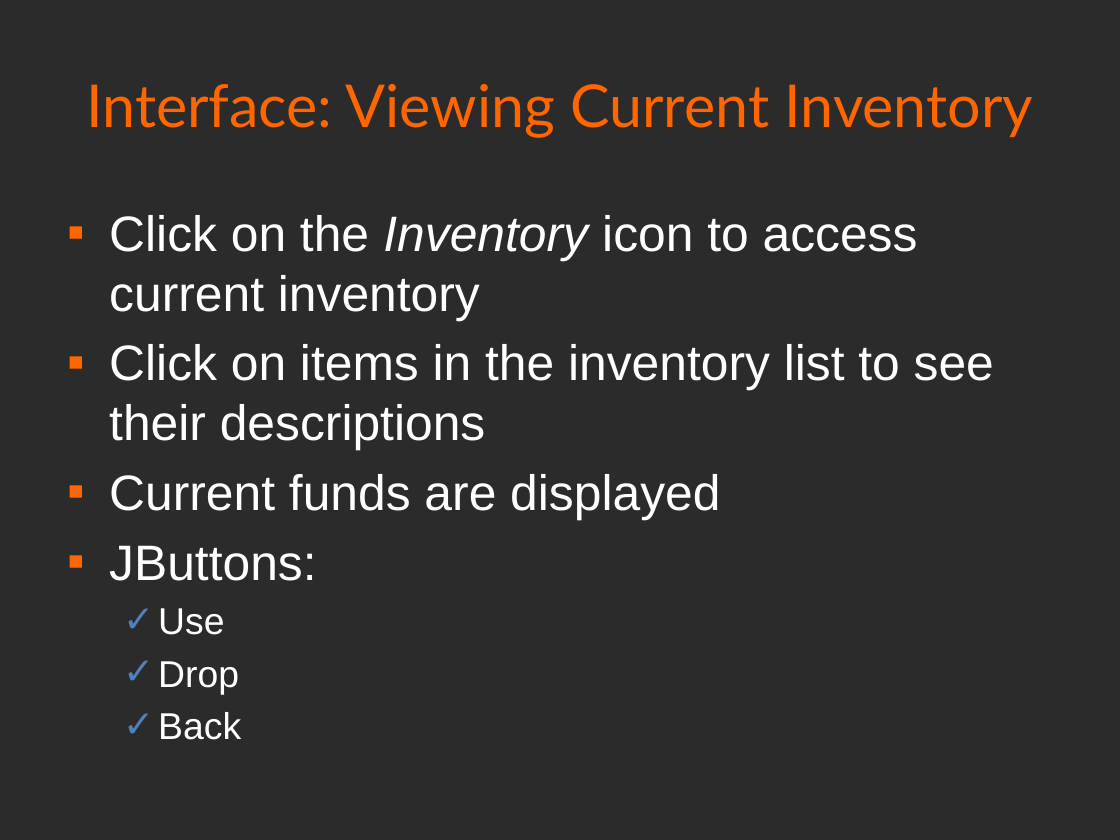
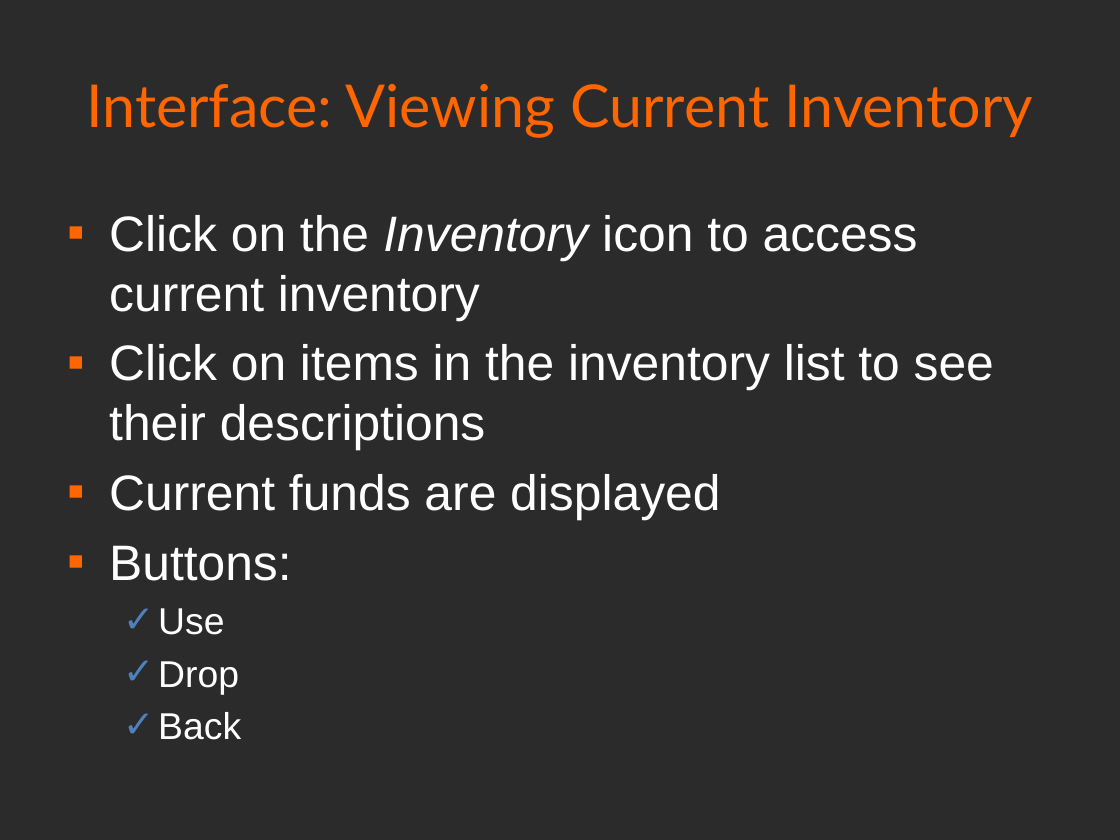
Before and after one commit to RyanYoung25/UndiscoveredWorlds, a slide deck: slide 10 of docs/UWPresentation.pptx. Drawn at 1120x840 pixels with LibreOffice and Linux fonts; fonts in the diff are those of the drawing; background and template pictures are left out; a plain dark background stands for a picture behind light text. Boxes give left, top, right and bottom in pixels: in the first picture for what was removed or moved away, otherwise in the second. Text is boxed around its words. In the diff, an @@ line names an element or a change of style, - is before the commit and + after.

```diff
--- a/docs/UWPresentation.pptx
+++ b/docs/UWPresentation.pptx
@@ text at (x1=109, y1=545, x2=291, y2=581): text changed @@
-▪ JButtons:
+▪ Buttons:
```
Also in this commit, not shown: 3 other slides changed.
